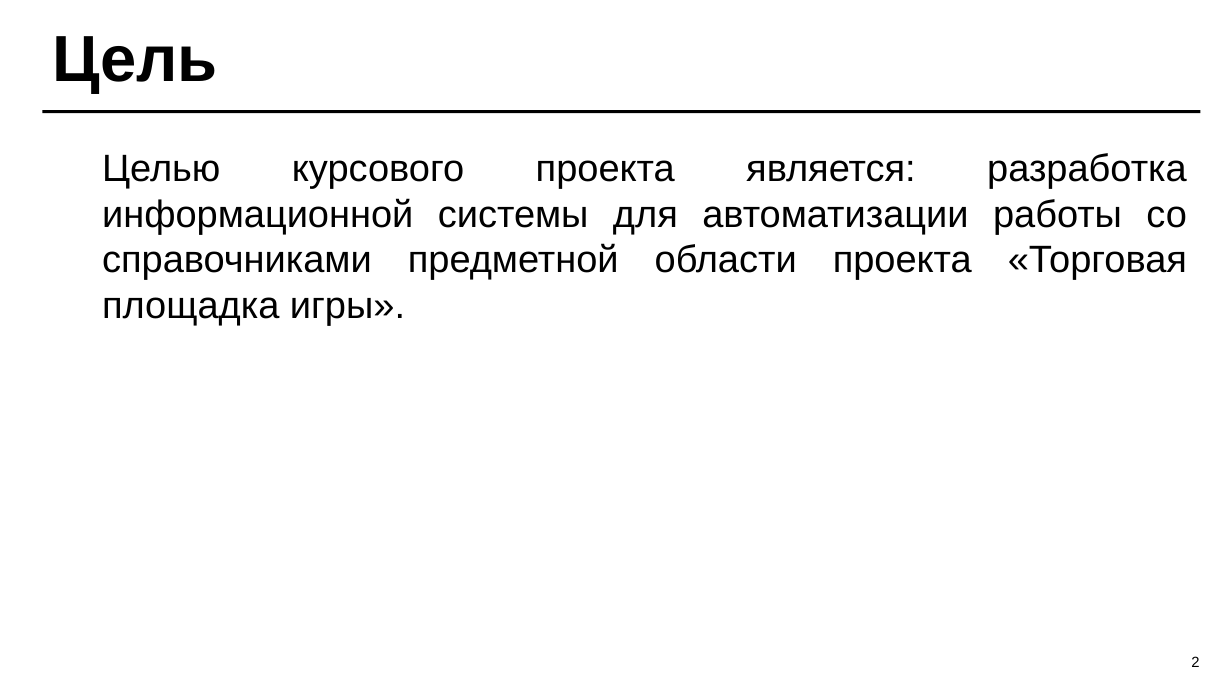
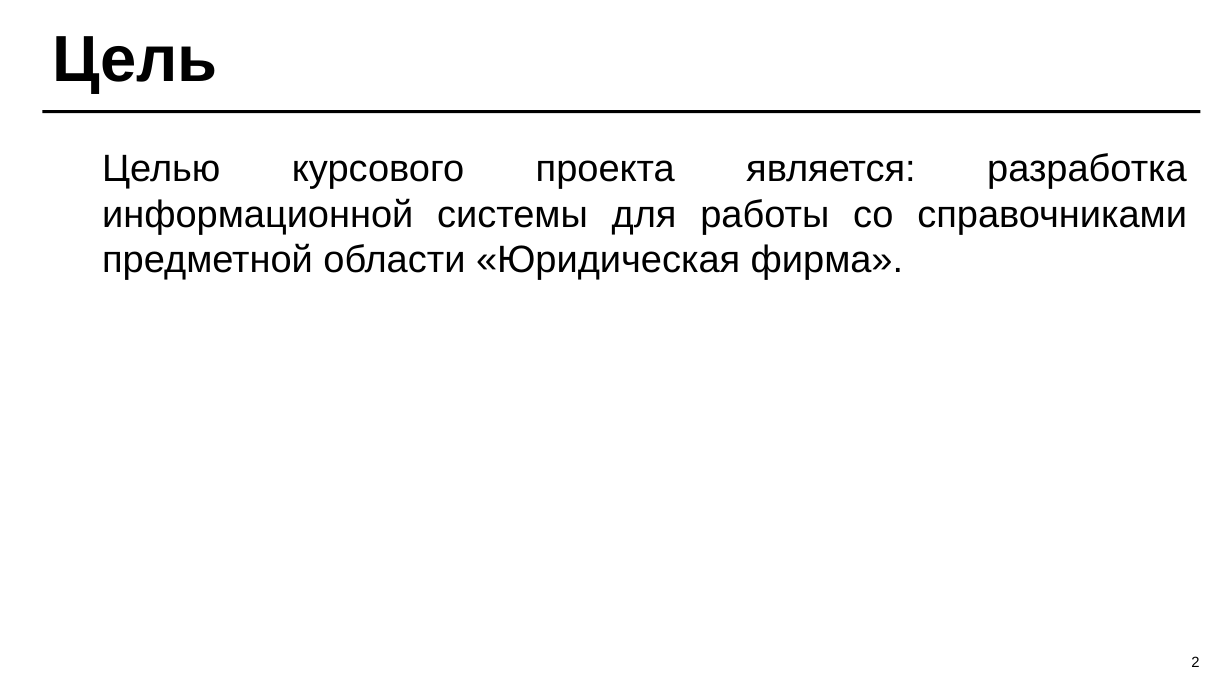
Before and after one commit to TheFusterMan/KursProject, a slide deck: slide 2 of Курсовой проект 2025 - ИС Юридическая фирма Б9123-09.03.04.ppt. Drawn at 1232x693 pixels with LibreOffice and Linux fonts; fonts in the diff are those of the drawing. Boxes give left, top, right and bottom in pixels: in the first picture for what was removed or moved away, otherwise in the second. Text is boxed around its words. In the diff, an @@ line names an element or a change of style, - is before the commit and + after.

```diff
--- a/Курсовой проект 2025 - ИС Юридическая фирма Б9123-09.03.04.ppt
+++ b/Курсовой проект 2025 - ИС Юридическая фирма Б9123-09.03.04.ppt
@@ text at box(102, 153, 1187, 279): text changed @@
-Целью курсового проекта является: разработка информационной системы для автоматизации работы со справочниками предметной области проекта «Торговая площадка игры».
+Целью курсового проекта является: разработка информационной системы для работы со справочниками предметной области «Юридическая фирма».
```
Also in this commit, not shown: 16 other slides changed, 7 slides added, 6 slides removed, 7 other files.
